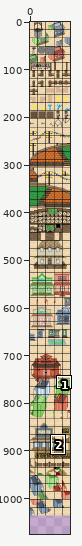
Sprite sheet: Resources/CommonTileset3.png. Above, an overview of the earlier version with the close-up marked.
Close-up. Earlier state:
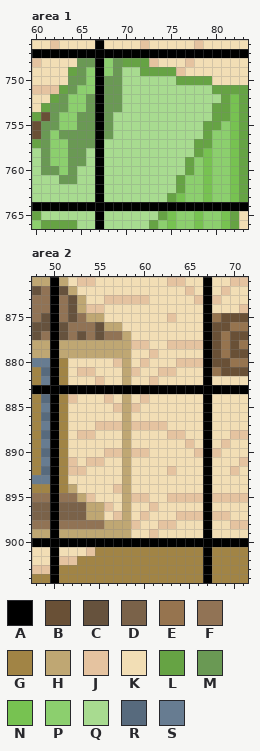
The file is 84x2000 pixels. Colours within 5 levels of each other are drawn and written as one. Shown: area 1: x 60..83, y 746..766; area 2: x 48..71, y 871..904. The wide view leaves out empty margins. The commit also changed other parts of the picture, which this record leaves out.
Palette (. is transparent): A #000000  B #695036  C #66523d  D #7a6249  E #96744f  F #917355  G #a18445  H #bfa773  J #e5c3a0  K #f2deb5  L #66a344  M #6a9954  N #77c251  P #8ccf6e  Q #a8db90  R #576a7d  S #677c91
Pixels before, area 1, first column x 60:
746 KKJKKKKAKKKKJKKKKKJKKKKK
747 AAAAAAAAAAAAAAAAAAAAAAAA
748 JKKKKMMAPMLLLJKKKJKKKKKK
749 KKKKLMPAPMQQLLLLJKKKKKKK
750 KKKKMMPAMMQQQQQQLLLLKKKK
751 JJJLMPPAMMQQQQQQQQQQLLLL
752 KKLMPPMAMMQQQQQQQQQQQLNL
753 KLMMPPMAMMQQQQQQQQQQLLNL
754 LBMPPMMAMQQQQQQQQQQQLLNL
755 BMMPPMMAMQQQQQQQQQQLLPNL
756 BMPMMMMAMQQQQQQQQQQLPPNL
757 LMPPMMMAQQQQQQQQQQLLPPNL
758 QMPPMMQAQQQQQQQQQQLNPPNL
759 QMPPMMQAQQQQQQQQQLPNPPNL
760 QMMPMQQAQQQQQQQQQLPNPPNL
761 QQQMMQQAQQQQQQQQLPPNPPNL
762 QQQQQQQAQQQQQQQQLPPNPPNL
763 QQQQQQQAQQQQQQQLNPPNPPNL
764 AAAAAAAAAAAAAAAAAAAAAAAA
765 LQQQQQQAQQQQQQLNPPNPPNLK
766 PLLLLQQAQQQQQLPNPPNPPNLK
Pixels before, area 2, first column x 48:
871 HHAHKJJKKKKKKKKJJKKAKKJJ
872 CFACHKKKKKKKKKKKKJKAKJKK
873 FFAFCHKKJJJJJKKKKKJAJKKK
874 FFAFCHJJKKKKKKKKKKKAKKKJ
875 FCAFCFHHKKKKKKKJKKKAEBBB
876 CCACFFFCHHKKKKKKKKKABBEE
877 CFACFCFCFFHKKKKKKKKABEBB
878 HHAHHHHHHHHJJKKJJJJABEBE
879 HHAHHHHHHHHKKJKKKKKABEBB
880 SSAGKKKKKJHKJKKKJJJABBEE
881 GRAGKJJKKKHJKKJJKKKAEBBB
882 GSAGKKKJKKHKKJKKKKKAKKKK
883 AAAAAAAAAAAAAAAAAAAAAAAA
884 GRAGJKKKJKHKJKKKKKKAKKKK
885 GSAGKKKKKJHJKKKKKKKAKKKK
886 GRAGKKKKKKHKKKKKKKKAKKKK
887 GSAGKKKJJJHJJJJKKKKAKKKK
888 GRAGKJJKKKHKKKKJJKKAKKJJ
889 GSAGKKKKKKHKKKKKKJKAKJKK
890 GRAGKKKKJJHJJKKKKKJAJKKK
891 GSAGJKJJKKHKKKKKKKKAKKKJ
892 GRAGJJKKKKHKKKKJKKKAKKJK
893 SSAGKKKKKKHKKKKKKKKAKKKK
894 GGAGHKKKKJHKKKKKKKKAKKKK
895 FFAFFHJKKKHJJKKJJJJAJJJJ
896 DDADDDHHJKHKKJKKKKKAKKKK
897 DDADDDHHKJHKJKKKJJJAJJKK
898 FFAFFFFFHHHJKKJJKKKAKKJJ
899 HHAHHHHHHHHKKJKKKKKAKKKK
900 AAAAAAAAAAAAAAAAAAAAAAAA
901 KKAKKKJGGGGGGGGGGGGAGGGG
902 KKAJJGGGGGGGGGGGGGGAGGGG
903 JJAGGGGGGGGGGGGGGGGAGGGG
904 GGAGGGGGGGGGGGGGGGGAGGGG
After:
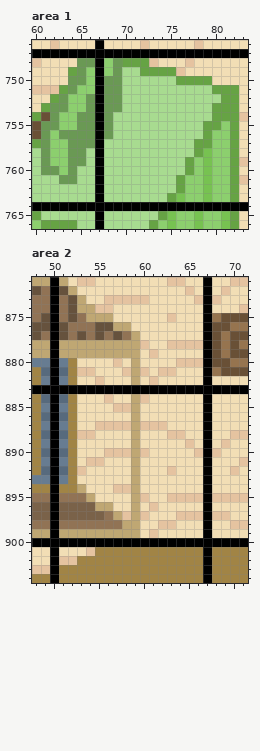
From old to new:
Area 1:
y 751: x 83 L -> K
y 752..753: x 82..83 NL -> LK
y 754: x 82..83 NL -> LJ
y 755..758: x 82..83 NL -> LK
y 759: x 82..83 NL -> LJ
y 760: x 82..83 NL -> LK
y 761: x 82..83 NL -> LJ
y 762..763: x 82..83 NL -> LK
Area 2:
y 874: x 54 J -> H; x 56 K -> J
y 875: x 56 K -> H
y 876: x 56 H -> C; x 58 K -> H
y 877: x 57..59 FHK -> CFH
y 878: x 59 J -> H
y 879: x 59 K -> H
y 880: x 51..52 GK -> SG; x 58..60 HKJ -> KHK
y 881: x 51..52 GK -> RG; x 58..60 HJK -> JHJ
y 882: x 51..52 GK -> SG; x 58..59 HK -> KH
y 884: x 51..52 GJ -> RG; x 58..59 HK -> KH
y 885: x 51..52 GK -> SG; x 58..59 HJ -> JH
y 886: x 51..52 GK -> RG; x 58..59 HK -> KH
y 887: x 51..52 GK -> SG; x 58..59 HJ -> JH
y 888: x 51..52 GK -> RG; x 58..59 HK -> KH
y 889: x 51..52 GK -> SG; x 58..59 HK -> KH
y 890: x 51..52 GK -> RG; x 58..59 HJ -> JH
y 891: x 51..52 GJ -> SG; x 58..59 HK -> KH
y 892: x 51..52 GJ -> RG; x 58..59 HK -> KH
y 893: x 51..52 GK -> SG; x 58..59 HK -> KH
y 894: x 52..53 HK -> GH; x 58..59 HK -> JH
y 895: x 53..54 HJ -> FH; x 58..59 HJ -> KH
y 896: x 54 H -> D; x 56 J -> H; x 58..59 HK -> KH
y 897: x 54..59 HHKJHK -> DDFHJH
y 898: x 56..57 HH -> FF; x 59 J -> H
y 899: x 59 K -> H
Changed places in both close-ups, as pixel boxes (x1, y1, x2, y2):
changed: (230, 85, 248, 202)
changed: (59, 304, 149, 538)
